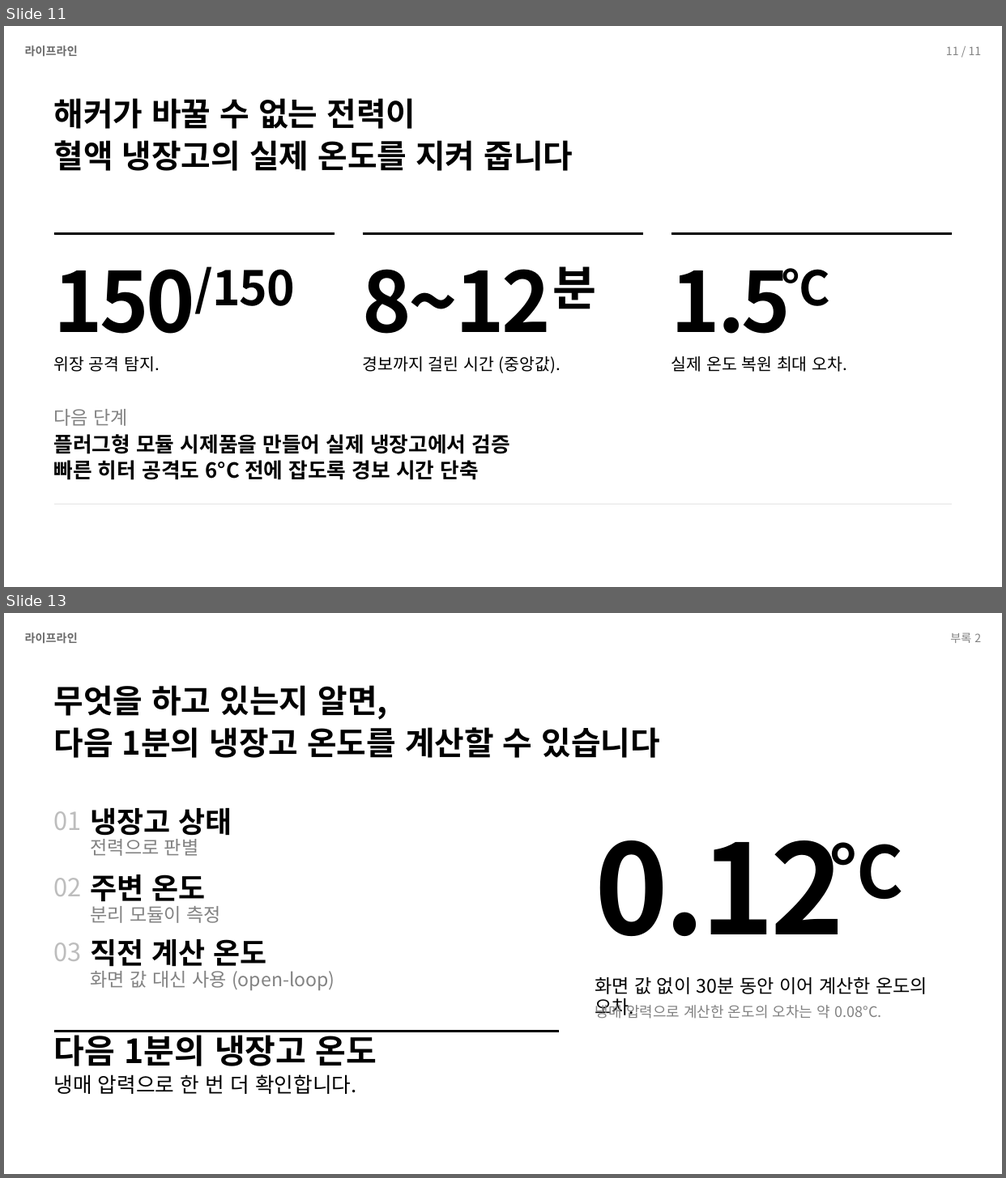
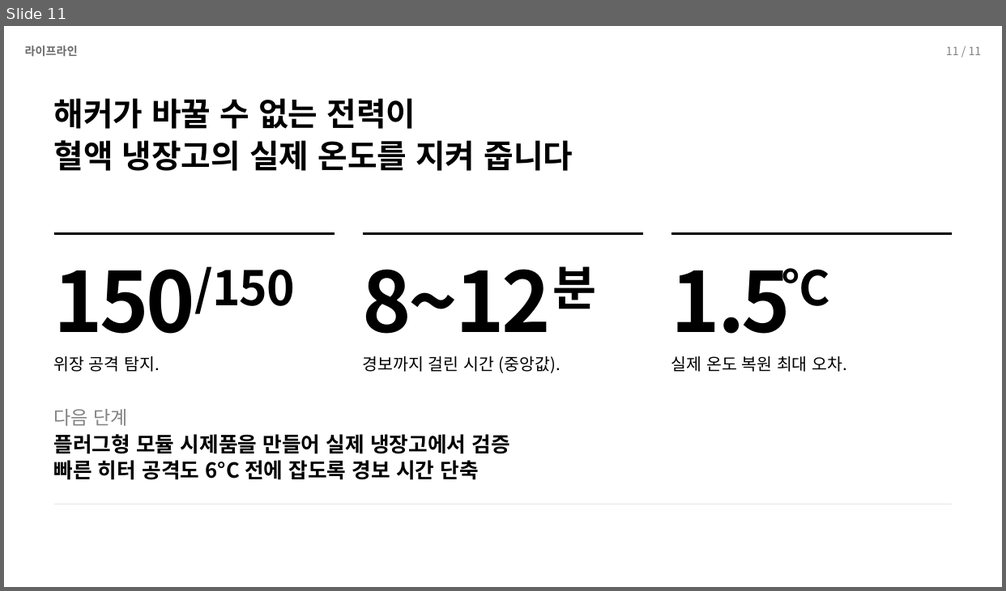
Before and after one commit to Jakpae/Blood-fridge-tamper-detection, a slide deck: docs/presentation/발표_라이프라인.pptx. Shown one above the other, each under a label of ours: slides 11 and 13 before the commit, slide 11 after it; the slides between them are not shown. The pictures are 1006x1178 and 1006x591 pixels, drawn with LibreOffice and Linux fonts; fonts in the diff are those of the drawing. Boxes give left, top, right and bottom in pixels: in the first picture for what was removed or moved away, otherwise in the second. Text is boxed around its words. In the diff, an @@ line names an element or a change of style, - is before the commit and + after.

Commit message:
발표 자료: 부록 2장 삭제 (11장)

```diff
--- a/docs/presentation/발표_라이프라인.pptx
+++ b/docs/presentation/발표_라이프라인.pptx
@@ slide 13 removed at [4, 613, 1002, 1174], background #FFFFFF @@
@@ text removed at [25, 632, 78, 644] @@
-라이프라인
@@ text removed at [950, 632, 981, 643] @@
-부록 2
@@ text removed at [54, 685, 660, 758] @@
-무엇을 하고 있는지 알면,
-다음 1분의 냉장고 온도를 계산할 수 있습니다
@@ text removed at [54, 811, 82, 830] @@
-01
@@ text removed at [91, 808, 232, 841] @@
-냉장고 상태
@@ text removed at [91, 839, 199, 856] @@
-전력으로 판별
@@ text removed at [595, 841, 844, 936] @@
-0.12
@@ text removed at [829, 842, 903, 900] @@
-°C
@@ text removed at [54, 878, 82, 897] @@
-02
@@ text removed at [91, 875, 206, 907] @@
-주변 온도
@@ text removed at [91, 906, 222, 923] @@
-분리 모듈이 측정
@@ text removed at [54, 943, 82, 961] @@
-03
@@ text removed at [91, 939, 267, 972] @@
-직전 계산 온도
@@ text removed at [91, 971, 335, 990] @@
-화면 값 대신 사용 (open-loop)
@@ text removed at [594, 977, 927, 1018] @@
-화면 값 없이 30분 동안 이어 계산한 온도의 오차.
@@ text removed at [595, 1003, 881, 1019] @@
-냉매 압력으로 계산한 온도의 오차는 약 0.08°C.
@@ line removed from (54, 1032) to (559, 1032) @@
@@ text removed at [54, 1030, 377, 1067] @@
-다음 1분의 냉장고 온도
@@ text removed at [54, 1075, 357, 1094] @@
-냉매 압력으로 한 번 더 확인합니다.
```
Also in this commit, not shown: 1 other slide removed, 1 other file.
